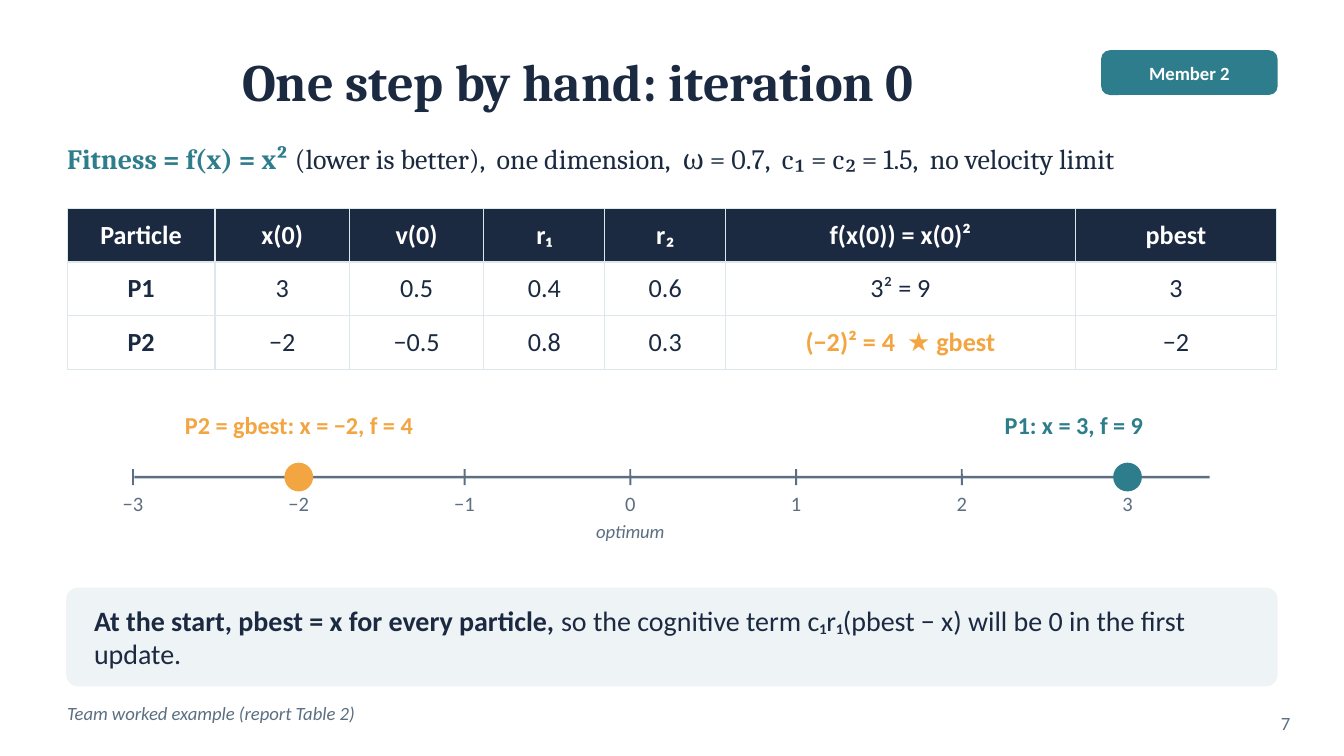
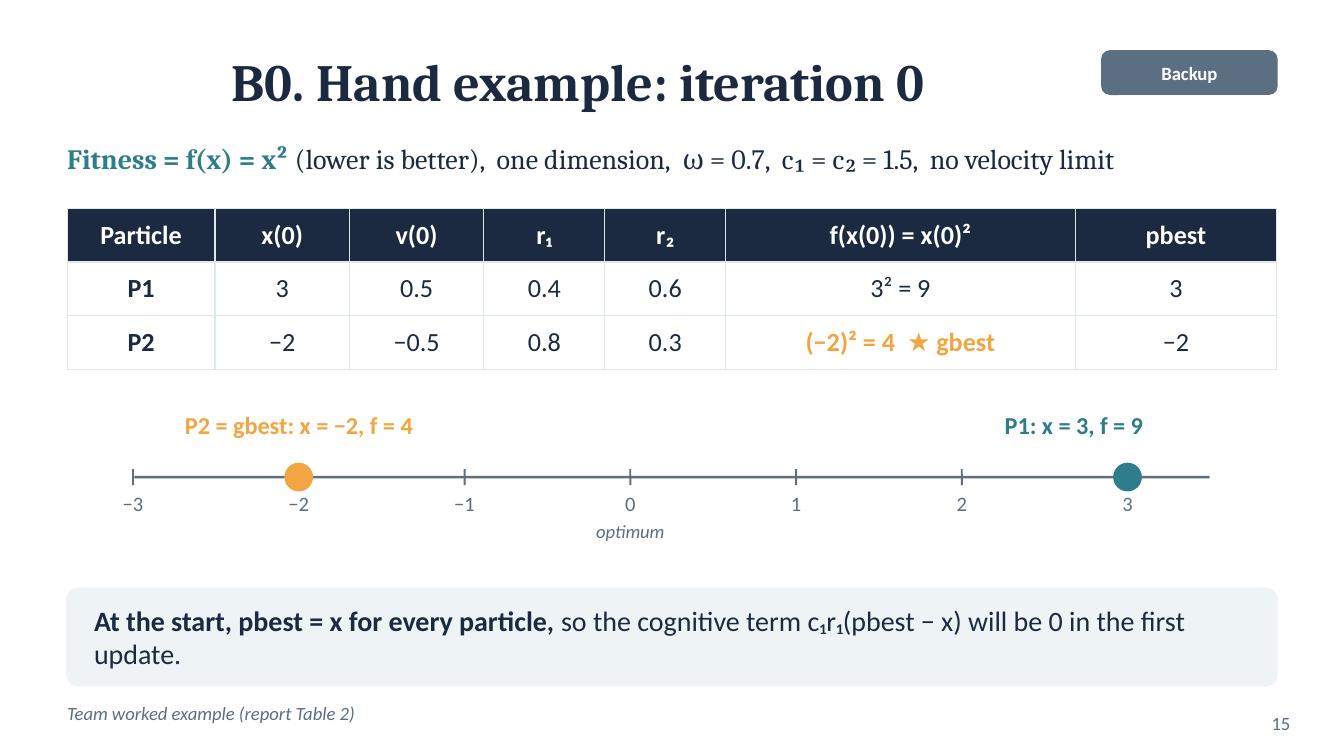
Before and after one commit to huynhhuuphucminh/Seminar-AI, a slide deck: slide 15 of slides/Slide_Seminar_PSO.pptx (slide 7 before the commit). Drawn at 1344x756 pixels with LibreOffice and Linux fonts; fonts in the diff are those of the drawing. Boxes give left, top, right and bottom in pixels: in the first picture for what was removed or moved away, otherwise in the second. Text is boxed around its words. In the diff, an @@ line names an element or a change of style, - is before the commit and + after.

```diff
--- a/slides/Slide_Seminar_PSO.pptx
+++ b/slides/Slide_Seminar_PSO.pptx
@@ rounded rectangle at (1102, 51, 1277, 94): fill #2E7D8C to #5C6F82; outline #2E7D8C 1 pt to #5C6F82 1 pt @@
@@ text at (232, 64, 924, 112): text changed @@
-One step by hand: iteration 0
+B0. Hand example: iteration 0
@@ text at (1161, 67, 1217, 83): text changed @@
-Member 2
+Backup
@@ page number at (1272, 718, 1291, 730): text changed @@
-7
+15
```
Also in this commit, not shown: 2 other slides changed, 3 other files.
